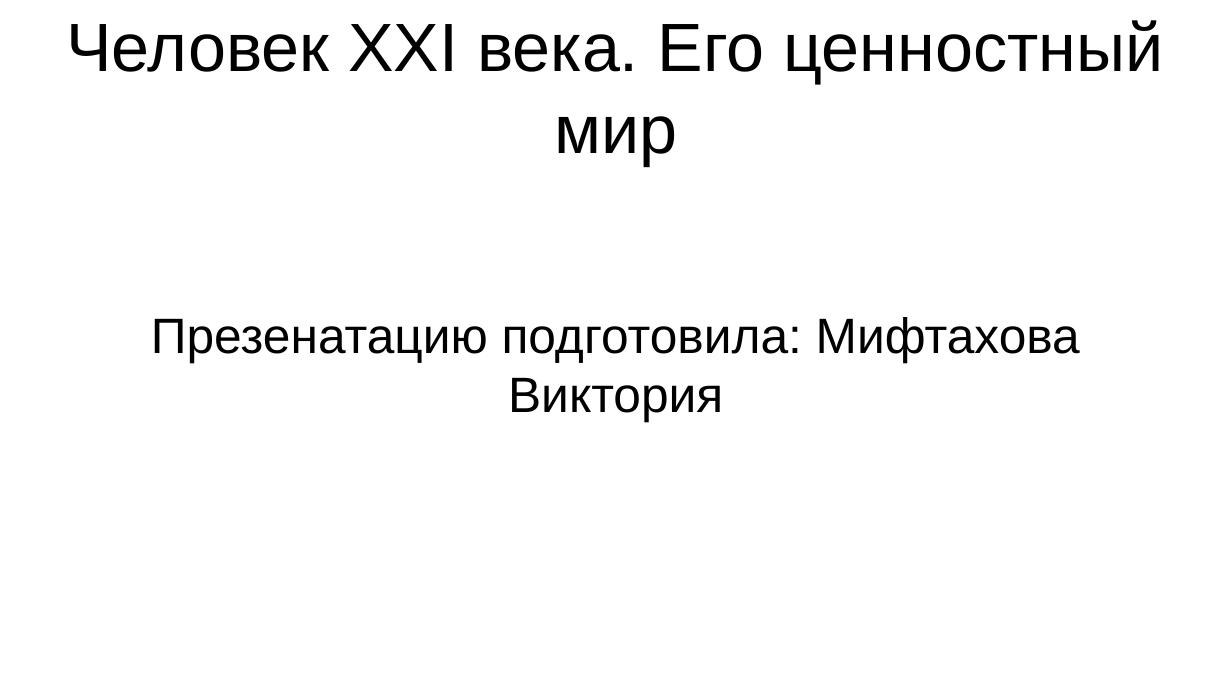
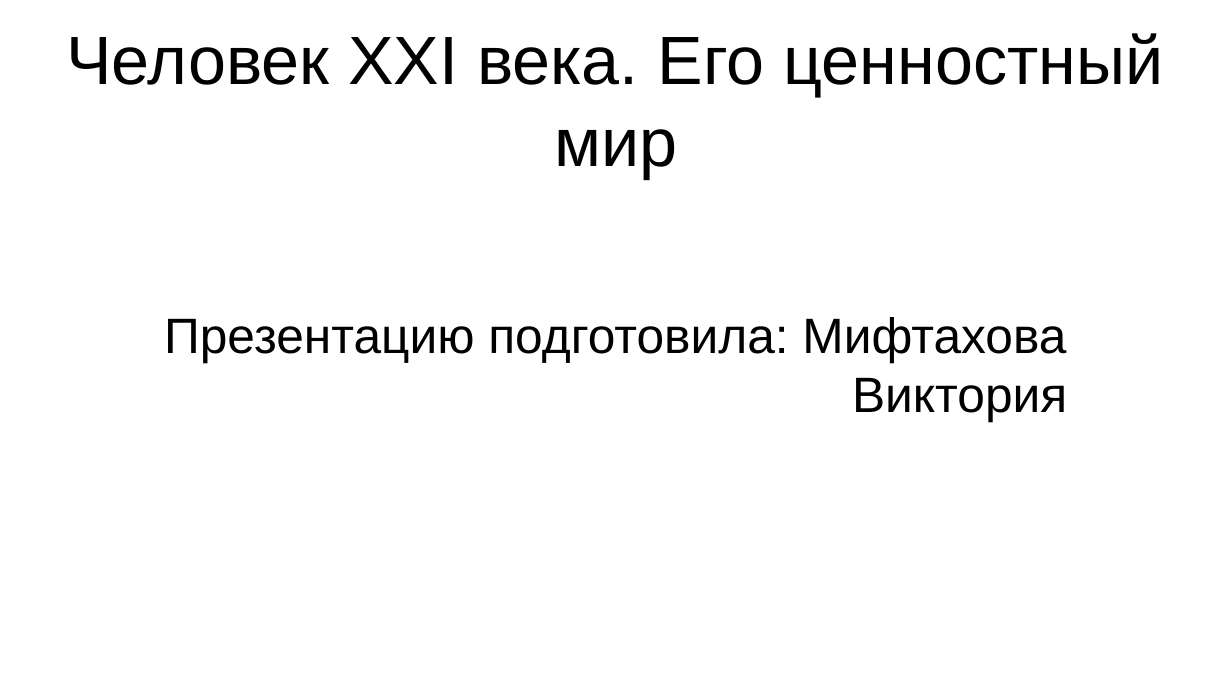
Before and after one commit to Astolfo-femboy-UwU/urban-octo-barnacle, a slide deck: slide 1 of Для других/Victoria NAtus VIncere est.pptx. Drawn at 1232x693 pixels with LibreOffice and Linux fonts; fonts in the diff are those of the drawing. Boxes give left, top, right and bottom in pixels: in the first picture for what was removed or moved away, otherwise in the second. Text is boxed around its words. In the diff, an @@ line names an element or a change of style, - is before the commit and + after.

```diff
--- a/Для других/Victoria NAtus VIncere est.pptx
+++ b/Для других/Victoria NAtus VIncere est.pptx
@@ title "Человек XXI века. Его ценностный ...": place and size @@
-title "Человек XXI века. Его ценностный ..." at box(66, 20, 1164, 166)
+title "Человек XXI века. Его ценностный ..." at box(66, 33, 1164, 179)
@@ subtitle at box(164, 317, 1067, 422): text changed @@
-Презенатацию подготовила: Мифтахова Виктория
+Презентацию подготовила: Мифтахова Виктория
```
Also in this commit, not shown: 3 other slides changed, 2 slides added, 7 other files.
